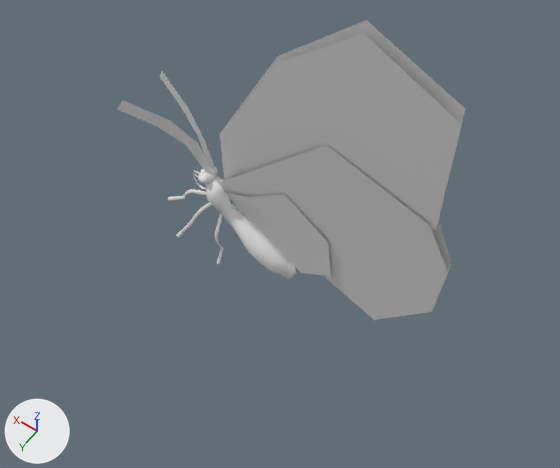
Before and after pictures for a commit that changed the Blender file A Walk/Assets/Models/models.blend.
Before and after are seen from a camera (50 mm lens) standing at (-1.66, 1.86, 2.83) and looking at (-0.48, 0.21, 0.23). Arrows for +X, +Y and +Z are at lower left; the lights stay in place.

Objects in the first picture: 'Plane.003', 'b1wingL', 'b1wingR'.
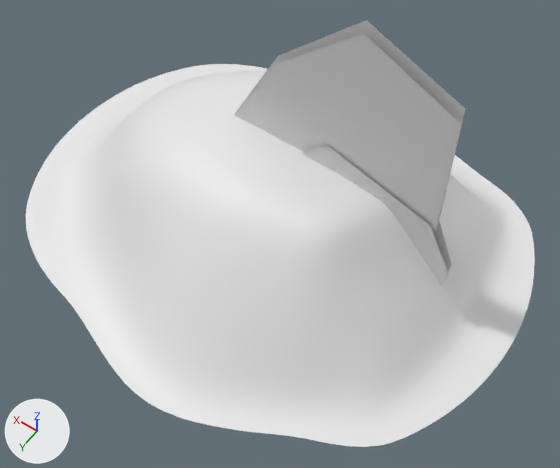
What the commit changed:
me_plane_019 is used by ob_plane_003; location (0.0, 0.0, 0.0).
me_plane_019 had 226 vertices, 166 faces and spanned x -0.412..0.511, y -0.239..0.228, z -0.459..0.413.
me_plane_019 now has 188 vertices, 128 faces and spans x -0.412..0.39, y -0.239..0.228, z -0.459..0.283.
me_plane_019 part 1: the loose piece of 8 vertices spanning x 0.054..0.501, y -0.165..-0.019, z 0.073..0.413 is rebuilt with 15 vertices and now spans x 0.096..0.39, y -0.147..-0.011, z 0.06..0.283.
me_plane_019 part 2: the loose piece of 8 vertices spanning x 0.046..0.511, y 0.002..0.122, z 0.077..0.413 is rebuilt with 15 vertices and now spans x 0.096..0.39, y 0.01..0.147, z 0.06..0.283.
me_plane_019 part 3: the loose piece of 26 vertices spanning x 0.07..0.127, y -0.001..0.057, z 0.027..0.073 is deleted.
Object 'Hill' (ob_hill) is now shown.
Object 'wingL' (ob_wingl) is now shown.
Object 'wingL' (ob_wingl) now shows me_plane_002 instead of me_plane_006.
Object 'wingL' (ob_wingl) moves from (0.85, 0.0, 0.505) to (0.001, -0.001, 0.0).
Object 'wingL' (ob_wingl) turns from (90, 0, 0) to (1.7, 179, -1.1) degrees about x, y and z.
Object 'wingL' (ob_wingl) is rescaled from (0.247, 0.247, 0.247) to (-1.0, -1.0, -1.0).
Object 'b1wingL' (ob_b1wingl) is deleted.

Pixel boxes (x1, y1, x2, y2) of what changed, in the pictures (560 x 468 px):
'Hill', shown: after (26, 64, 535, 447)
'b1wingL', deleted: before (221, 34, 462, 320)
'wingL', shown: after (236, 34, 462, 286)
part 1 of me_plane_019, rebuilt (not visible afterwards): before (160, 71, 217, 172)
part 2 of me_plane_019, rebuilt (not visible afterwards): before (117, 100, 215, 176)
part 3 of me_plane_019, deleted: before (198, 174, 209, 184)
